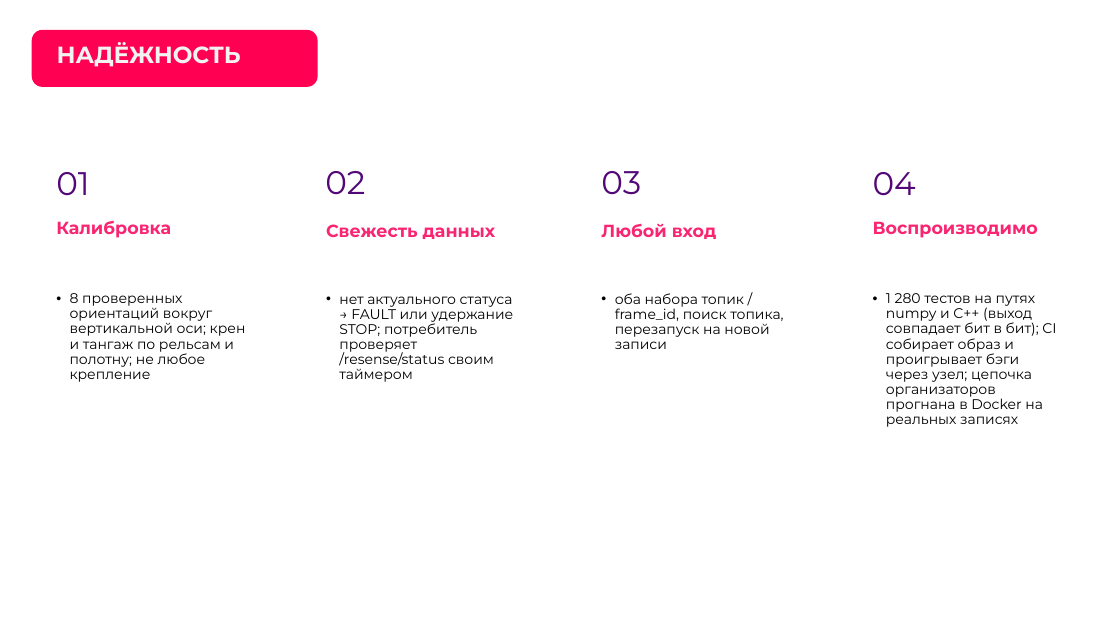
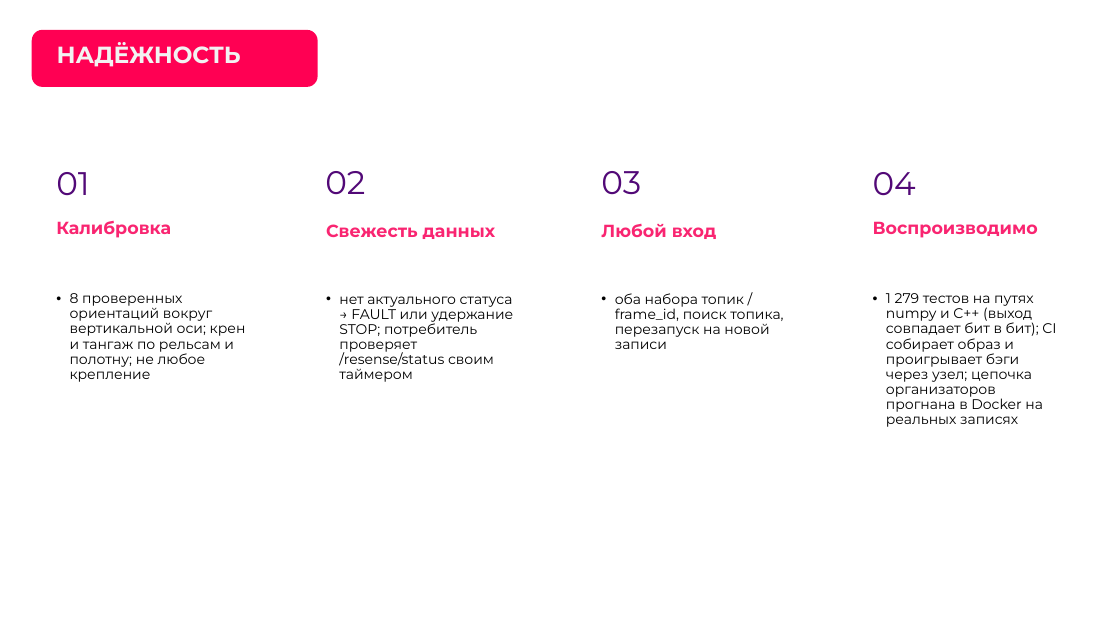
Before and after one commit to pmixay/ReSense, a slide deck: slide 14 of docs/presentation/ReSense_LCT2026.pptx. Drawn at 1120x630 pixels with LibreOffice and Linux fonts; fonts in the diff are those of the drawing; background and template pictures are left out. Boxes give left, top, right and bottom in pixels: in the first picture for what was removed or moved away, otherwise in the second. Text is boxed around its words. In the diff, an @@ line names an element or a change of style, - is before the commit and + after.

```diff
--- a/docs/presentation/ReSense_LCT2026.pptx
+++ b/docs/presentation/ReSense_LCT2026.pptx
@@ text at [886, 293, 1056, 427]: text changed @@
-• 1 280 тестов на путях numpy и C++ (выход совпадает бит в бит); CI собирает образ и проигрывает бэги через узел; цепочка организаторов прогнана в Docker на реальных записях
+• 1 279 тестов на путях numpy и C++ (выход совпадает бит в бит); CI собирает образ и проигрывает бэги через узел; цепочка организаторов прогнана в Docker на реальных записях
```
Also in this commit, not shown: 11 other slides changed, 2 other files.
